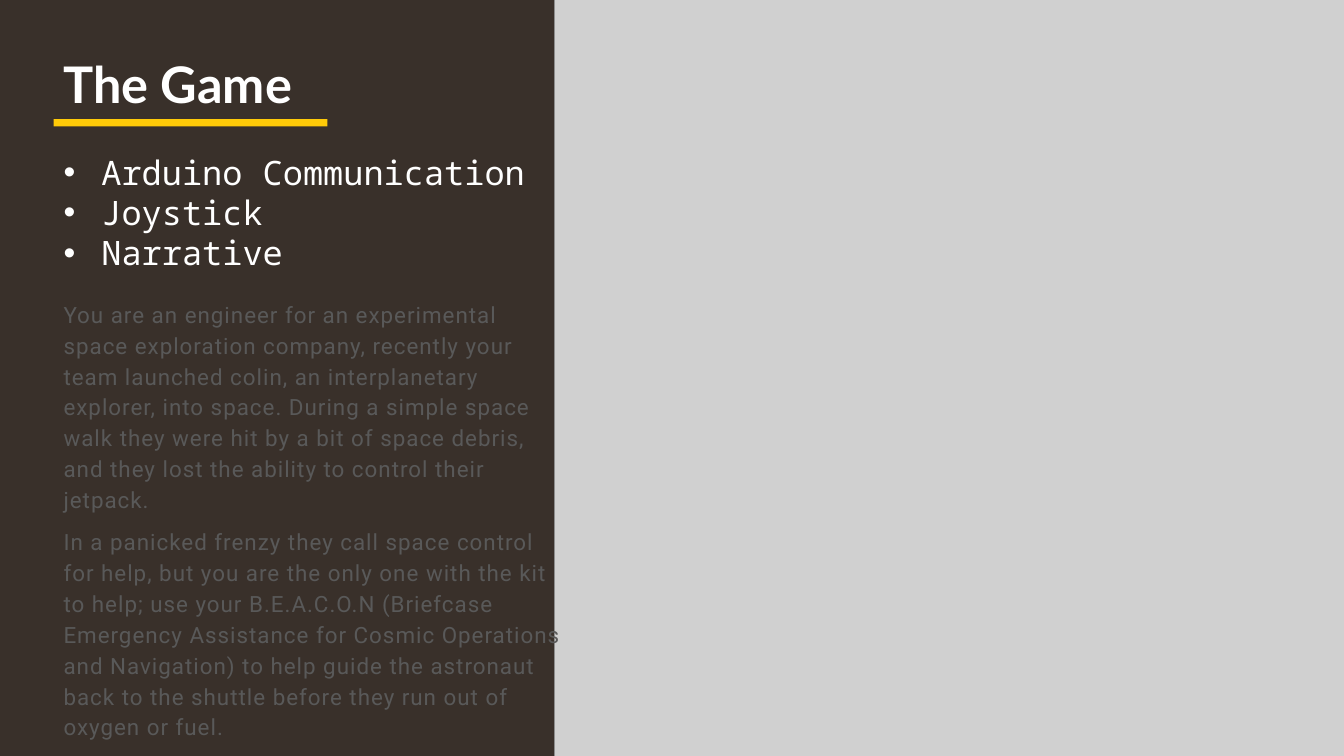
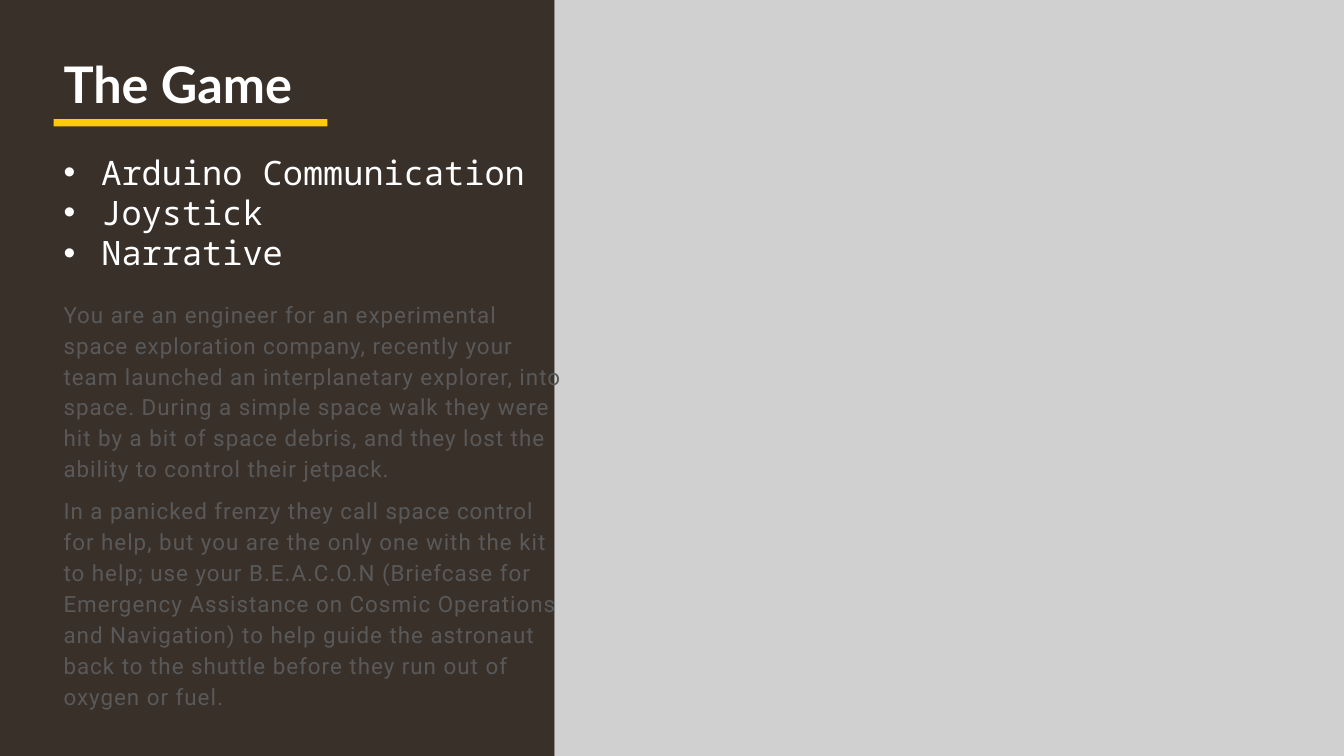
Before and after one commit to Astarrix/Beyond-Buttons, a slide deck: slide 6 of Project/FYP Presentation.pptx (slide 5 before the commit). Drawn at 1344x756 pixels with LibreOffice and Linux fonts; fonts in the diff are those of the drawing; grey boxes stand for pictures. Boxes give left, top, right and bottom in pixels: in the first picture for what was removed or moved away, otherwise in the second. Text is boxed around its words. In the diff, an @@ line names an element or a change of style, - is before the commit and + after.

```diff
--- a/Project/FYP Presentation.pptx
+++ b/Project/FYP Presentation.pptx
@@ text at (64,306,560,709): text changed @@
-You are an engineer for an experimental space exploration company, recently your team launched colin, an interplanetary explorer, into space. During a simple space walk they were hit by a bit of space debris, and they lost the ability to control their jetpack.
-In a panicked frenzy they call space control for help, but you are the only one with the kit to help; use your B.E.A.C.O.N (Briefcase Emergency Assistance for Cosmic Operations and Navigation) to help guide the astronaut back to the shuttle before they run out of oxygen or fuel.
+You are an engineer for an experimental space exploration company, recently your team launched an interplanetary explorer, into space. During a simple space walk they were hit by a bit of space debris, and they lost the ability to control their jetpack.
+In a panicked frenzy they call space control for help, but you are the only one with the kit to help; use your B.E.A.C.O.N (Briefcase for Emergency Assistance on Cosmic Operations and Navigation) to help guide the astronaut back to the shuttle before they run out of oxygen or fuel.
```
Also in this commit, not shown: 2 other slides changed, 7 slides added, 44 other files.
